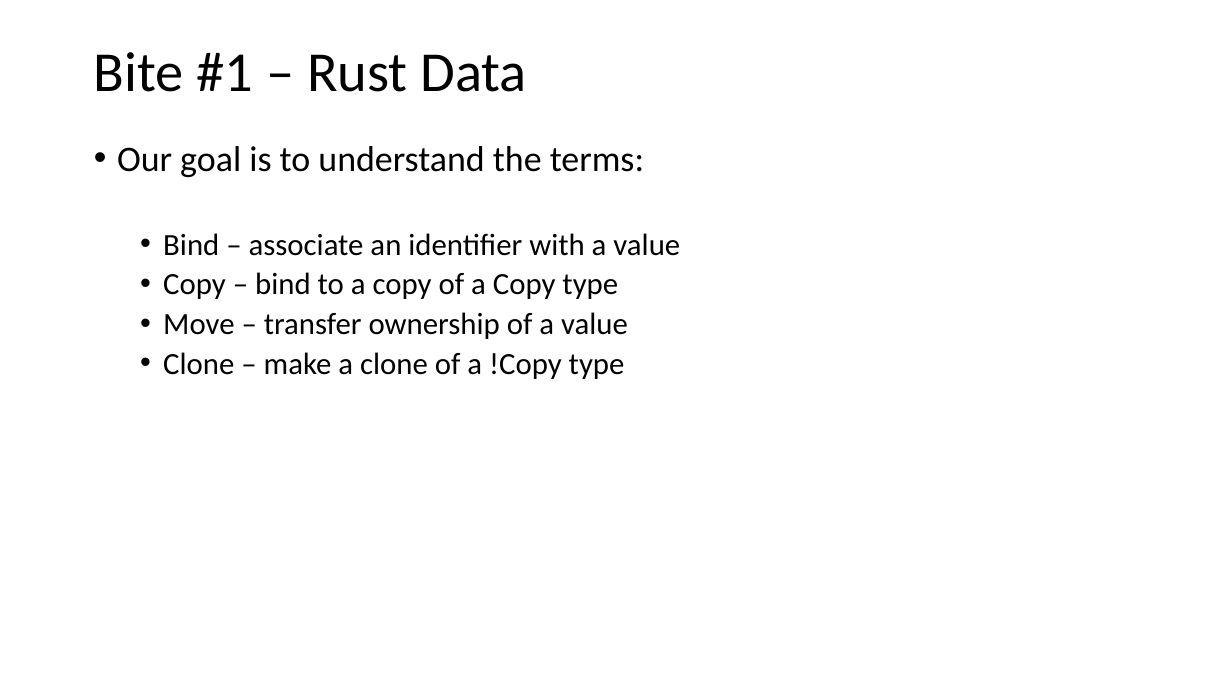
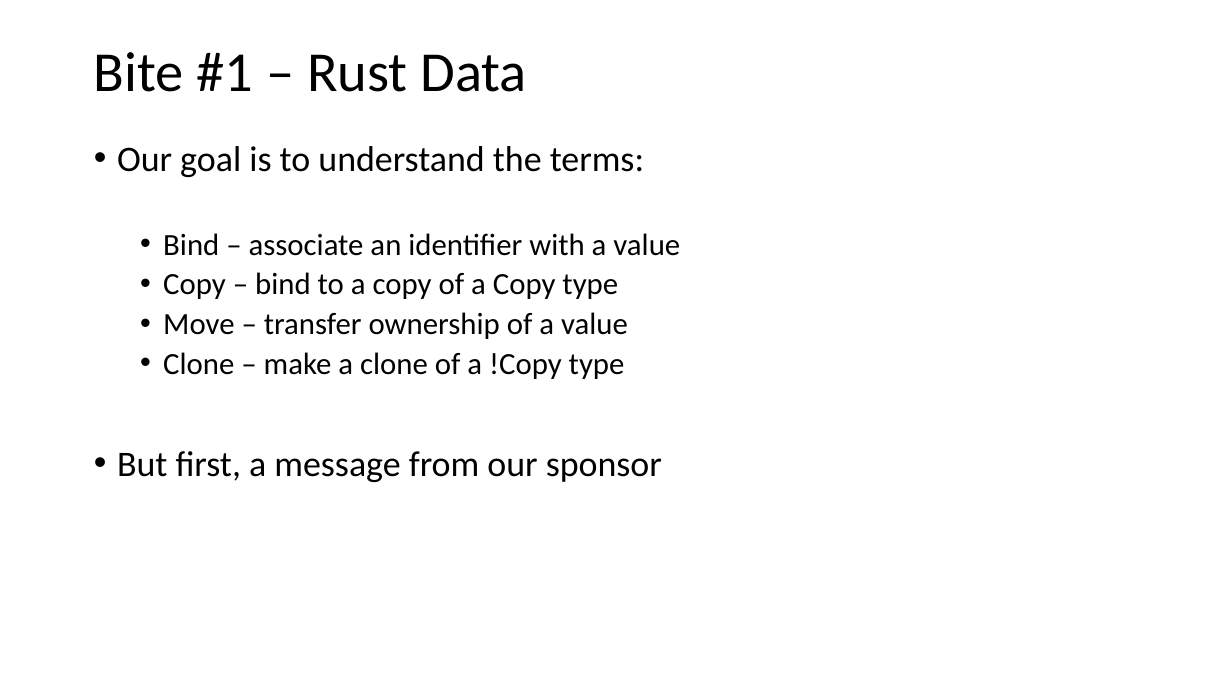
Before and after one commit to JimFawcett/JimFawcett.github.io, a slide deck: slide 2 of Resources/ConsumingRustBite1.pptx (slide 4 before the commit). Drawn at 1232x693 pixels with LibreOffice and Linux fonts; fonts in the diff are those of the drawing. Boxes give left, top, right and bottom in pixels: in the first picture for what was removed or moved away, otherwise in the second. Text is boxed around its words. In the diff, an @@ line names an element or a change of style, - is before the commit and + after.

Commit message:
added Bite3

```diff
--- a/Resources/ConsumingRustBite1.pptx
+++ b/Resources/ConsumingRustBite1.pptx
@@ text at [117,451,662,482]: paragraph added @@
+• But first, a message from our sponsor
```
Also in this commit, not shown: 1 other slide changed, 1 slide added, 14 other files.
